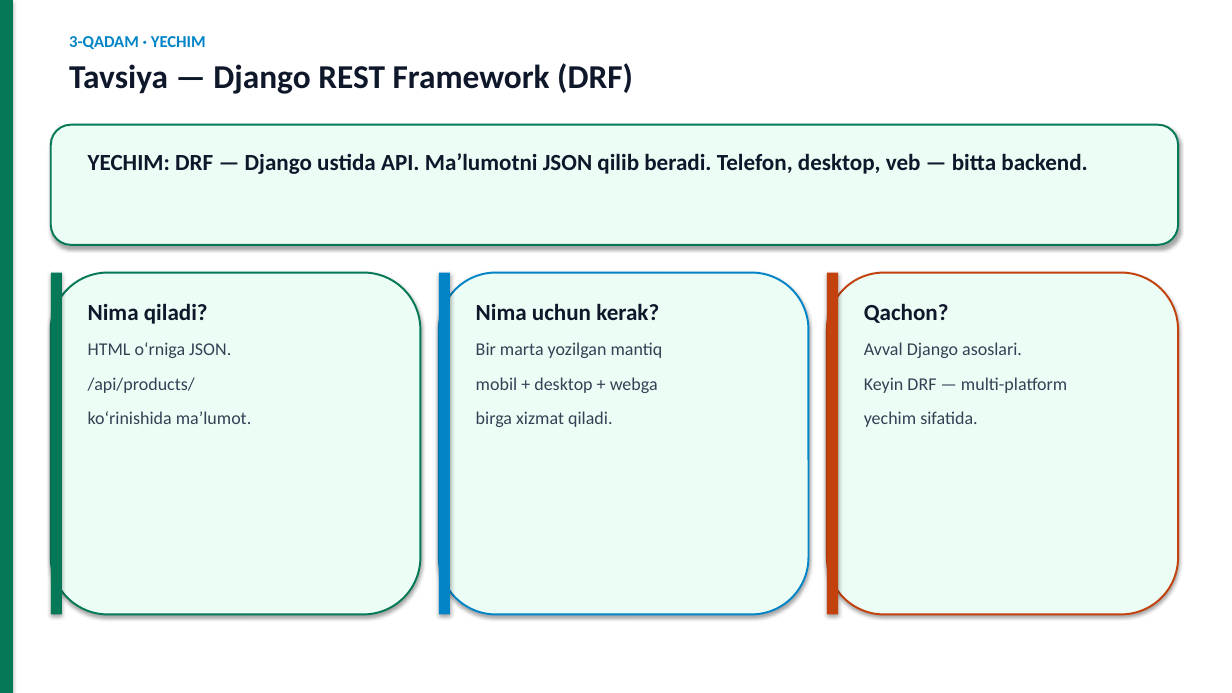
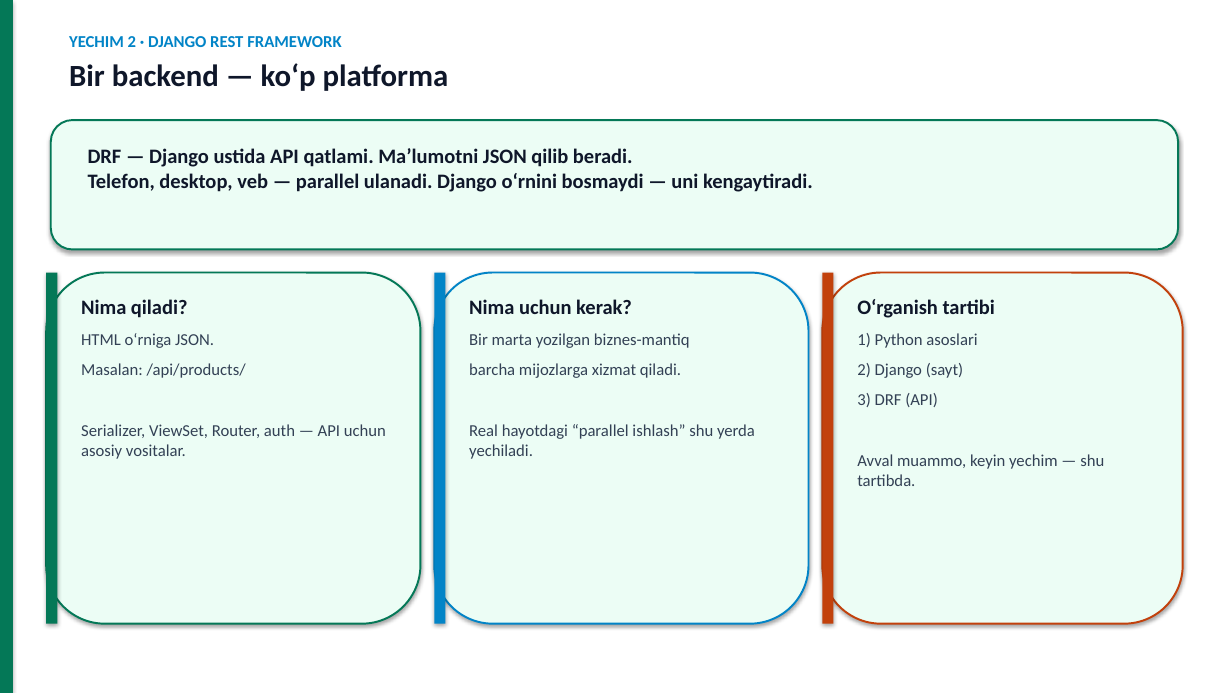
Before and after one commit to DilshodZokirov/bgalaxy-app, a slide deck: slide 15 of python-prezentatsiya/Python-Django-PBL-v5.pptx (slide 10 before the commit). Drawn at 1232x693 pixels with LibreOffice and Linux fonts; fonts in the diff are those of the drawing. Boxes give left, top, right and bottom in pixels: in the first picture for what was removed or moved away, otherwise in the second. Text is boxed around its words. In the diff, an @@ line names an element or a change of style, - is before the commit and + after.

```diff
--- a/python-prezentatsiya/Python-Django-PBL-v5.pptx
+++ b/python-prezentatsiya/Python-Django-PBL-v5.pptx
@@ text at [69,36,449,91]: text changed; size 26 to 13 pt; text colour #0F172A to #0284C7 @@
-3-QADAM · YECHIM
-Tavsiya — Django REST Framework (DRF)
+YECHIM 2 · DJANGO REST FRAMEWORK
+Bir backend — ko‘p platforma
@@ rounded rectangle: place and size @@
-rounded rectangle at [51,125,1178,245]
+rounded rectangle at [51,120,1178,250]
@@ text at [88,148,813,192]: text changed; size 18 to 16 pt @@
-YECHIM: DRF — Django ustida API. Ma’lumotni JSON qilib beradi. Telefon, desktop, veb — bitta backend.
+DRF — Django ustida API qatlami. Ma’lumotni JSON qilib beradi.
+Telefon, desktop, veb — parallel ulanadi. Django o‘rnini bosmaydi — uni kengaytiradi.
@@ rounded rectangle: place and size @@
-rounded rectangle at [51,273,421,615]
+rounded rectangle at [46,273,421,624]
@@ rectangle: place and size @@
-rectangle at [51,273,62,615]
+rectangle at [46,273,57,624]
@@ text "Nima qiladi?": place and size @@
-text "Nima qiladi?" at [88,303,251,424]
+text "Nima qiladi?" at [81,299,386,459]
@@ text at [81,299,188,318]: size 18 to 16 pt in "Nima qiladi?"; less space between paragraphs @@
@@ rounded rectangle: place and size @@
-rounded rectangle at [439,273,809,615]
+rounded rectangle at [434,273,809,624]
@@ rectangle: place and size @@
-rectangle at [439,273,450,615]
+rectangle at [434,273,445,624]
@@ text "Nima uchun kerak?": place and size @@
-text "Nima uchun kerak?" at [476,303,663,427]
+text "Nima uchun kerak?" at [469,299,755,459]
@@ text at [469,299,632,314]: size 18 to 16 pt in "Nima uchun kerak?"; less space between paragraphs @@
@@ rounded rectangle: place and size @@
-rounded rectangle at [827,273,1178,615]
+rounded rectangle at [823,273,1183,624]
@@ rectangle: place and size @@
-rectangle at [827,273,838,615]
+rectangle at [823,273,834,624]
@@ text at [857,299,1104,486]: text changed; size 14 to 13 pt @@
-Qachon?
-Avval Django asoslari.
-Keyin DRF — multi-platform
-yechim sifatida.
+O‘rganish tartibi
+1) Python asoslari
+2) Django (sayt)
+3) DRF (API)
+Avval muammo, keyin yechim — shu tartibda.
@@ text at [81,333,386,459]: text changed; size 14 to 13 pt @@
-HTML o‘rniga JSON.
-/api/products/
-ko‘rinishida ma’lumot.
+HTML o‘rniga JSON.
+Masalan: /api/products/
+Serializer, ViewSet, Router, auth — API uchun asosiy vositalar.
@@ text at [469,333,755,459]: text changed; size 14 to 13 pt @@
-Bir marta yozilgan mantiq
-mobil + desktop + webga
-birga xizmat qiladi.
+Bir marta yozilgan biznes-mantiq
+barcha mijozlarga xizmat qiladi.
+Real hayotdagi “parallel ishlash” shu yerda yechiladi.
```
Also in this commit, not shown: 5 other slides changed, 9 slides added, 7 slides removed, 4 other files.
